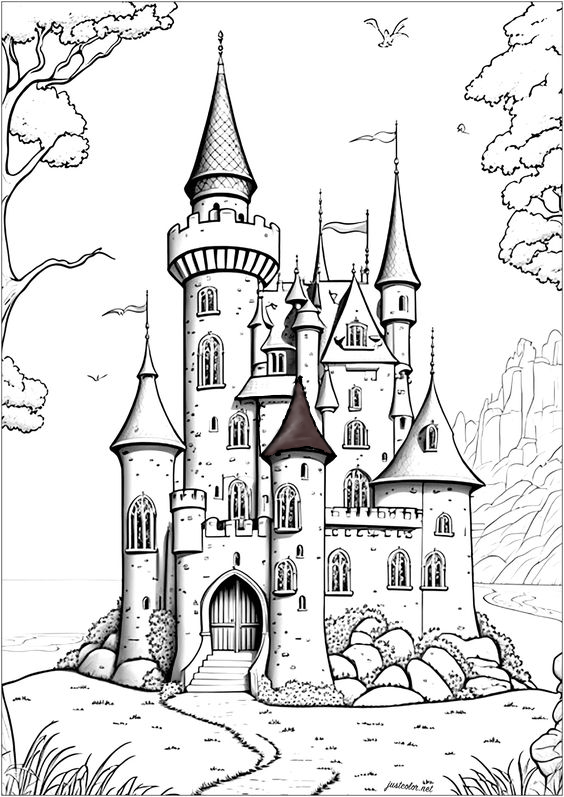
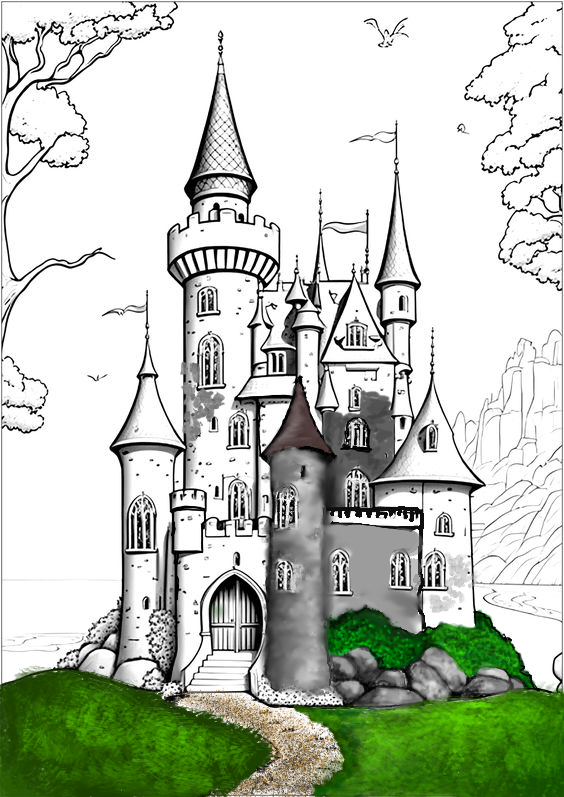
Layered file, before and after one edit (564×797). Changes by layer:
pixels changed over [0, 361, 564, 797] (layer not identified)
